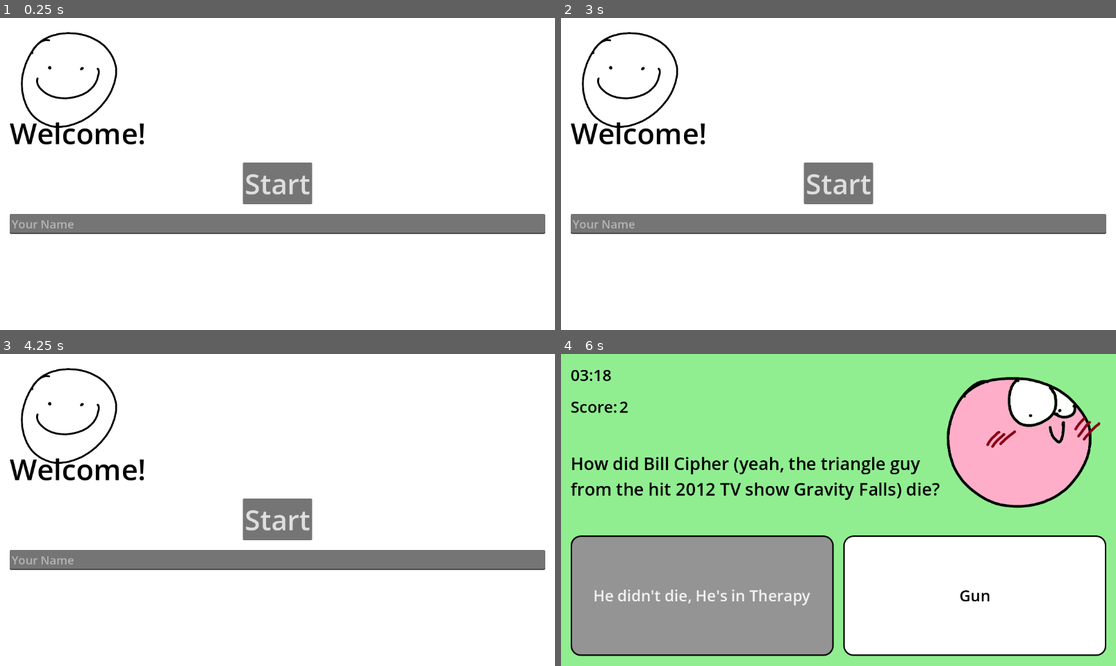
Above: before the commit, frames 1-4 (two rows, left to right).
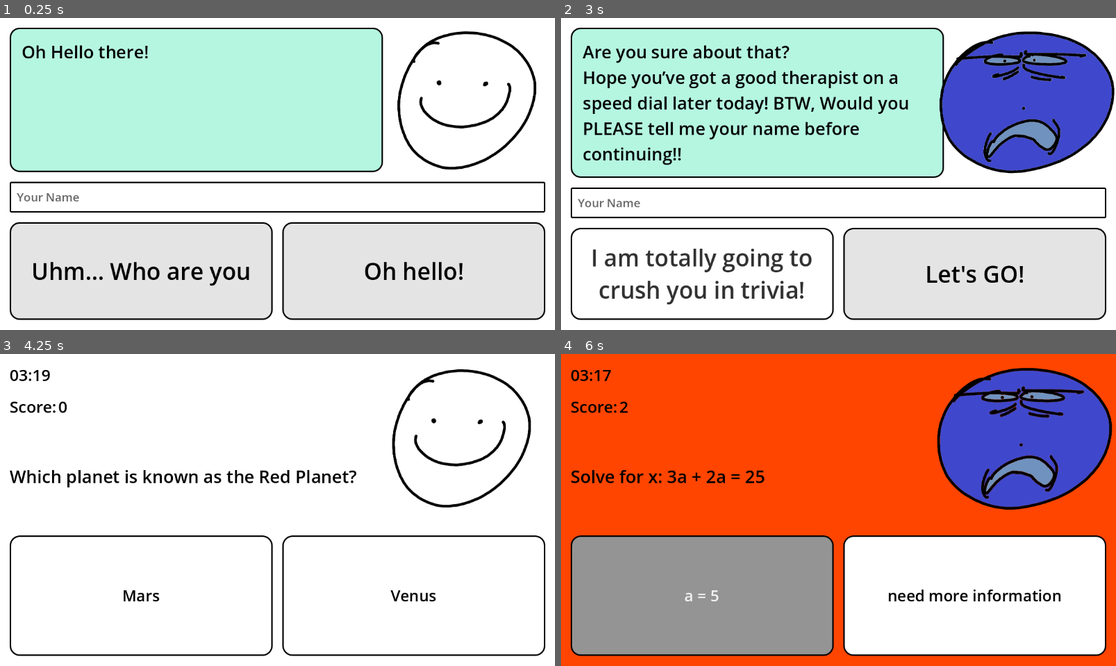
Above: after the commit, the same moments.

Repository: 2DPyramid/2D-Puzzle-Game_REPO
Game: Godot game, scene res://scenes/home.tscn
Two runs of this game, one before a commit and one after it. Both use one fixed random seed, a clock stepped at 60 frames per second and the inputs below.
Inputs (mouse positions are in pixels of both pictures, inside the frame that each line leads up to):
- Up to frame 1 (0.25 s): no input
- Up to frame 2 (3 s): click (699, 270) at 0.5 s, where only the run after the commit has a clickable "Uhm... Who are you"; click (699, 270) at 1.25 s, where only the run after the commit has a clickable "Why am I here."; click (699, 270) at 2 s, where only the run after the commit has a clickable "Oh yes, Trivia is totally my …"; click (699, 270) at 2.75 s, where only the run after the commit has a clickable "No one can beat me in Trivia!"
- Up to frame 3 (4.25 s): click (138, 609) at 3.5 s, where only the run after the commit has a clickable "I am totally going to crush y…"
- Up to frame 4 (6 s): click "Start" (after the commit: "Mars") at 4.25 s; click "Mars" (after the commit: "He didn't die, He's in Therapy") at 5 s; click "He didn't die, He's in Therapy" (after the commit: "a = 5") at 5.75 s

The runs differ from the first frame. In frame 1, 67% of the frame differs, in the area x 1-99%, y 3-97%; in frame 2, 67%; in frame 3, 13%; in frame 4, 65%.

Commit message:
2026 03 20
Added a basic dialogue system at the start

Diff:
--- a/2dTriviaGame/scenes/home.tscn
+++ b/2dTriviaGame/scenes/home.tscn
@@ -3,14 +3,67 @@
 [ext_resource type="Script" uid="uid://dl5jwp0w7a1u6" path="res://script/home.gd" id="1_u4wd2"]
 [ext_resource type="PackedScene" uid="uid://bsr1mt4uaeqev" path="res://scenes/reaction.tscn" id="2_w18ys"]
 
-[sub_resource type="LabelSettings" id="LabelSettings_krot7"]
-font_size = 60
-font_color = Color(0, 0, 0, 1)
+[sub_resource type="StyleBoxFlat" id="StyleBoxFlat_u4wd2"]
+content_margin_left = 25.0
+content_margin_top = 25.0
+content_margin_right = 25.0
+content_margin_bottom = 25.0
+bg_color = Color(0.71101844, 0.9626259, 0.88279045, 1)
+border_width_left = 3
+border_width_top = 3
+border_width_right = 3
+border_width_bottom = 3
+border_color = Color(0, 0, 0, 1)
+corner_radius_top_left = 20
+corner_radius_top_right = 20
+corner_radius_bottom_right = 20
+corner_radius_bottom_left = 20
 
 [sub_resource type="Theme" id="Theme_krot7"]
 default_font_size = 24
 
-[node name="Home" type="Control" unique_id=182376782]
+[sub_resource type="StyleBoxFlat" id="StyleBoxFlat_reixx"]
+content_margin_left = 15.0
+content_margin_top = 15.0
+content_margin_right = 15.0
+content_margin_bottom = 15.0
+bg_color = Color(1, 1, 1, 1)
+border_width_left = 3
+border_width_top = 3
+border_width_right = 3
+border_width_bottom = 3
+border_color = Color(0, 0, 0, 1)
+corner_radius_top_left = 3
+corner_radius_top_right = 3
+corner_radius_bottom_right = 3
+corner_radius_bottom_left = 3
+
+[sub_resource type="StyleBoxFlat" id="StyleBoxFlat_w18ys"]
+bg_color = Color(0.89275575, 0.89275575, 0.8927557, 1)
+border_width_left = 3
+border_width_top = 3
+border_width_right = 3
+border_width_bottom = 3
+border_color = Color(0, 0, 0, 1)
+corner_radius_top_left = 20
+corner_radius_top_right = 20
+corner_radius_bottom_right = 20
+corner_radius_bottom_left = 20
+
+[sub_resource type="StyleBoxFlat" id="StyleBoxFlat_uhids"]
+bg_color = Color(1, 1, 1, 1)
+border_width_left = 3
+border_width_top = 3
+border_width_right = 3
+border_width_bottom = 3
+border_color = Color(0, 0, 0, 1)
+corner_radius_top_left = 20
+corner_radius_top_right = 20
+corner_radius_bottom_right = 20
+corner_radius_bottom_left = 20
+corner_detail = 20
+
+[node name="Home" type="Control" unique_id=182376782 node_paths=PackedStringArray("dialogue_text")]
 layout_mode = 3
 anchors_preset = 15
 anchor_right = 1.0
@@ -18,6 +71,7 @@
 grow_horizontal = 2
 grow_vertical = 2
 script = ExtResource("1_u4wd2")
+dialogue_text = NodePath("MarginContainer/VBoxContainer/HBoxContainer/dialogue_text")
 
 [node name="ColorRect" type="ColorRect" parent="." unique_id=1957704364]
 layout_mode = 0
@@ -43,33 +97,71 @@
 custom_minimum_size = Vector2(1000, 500)
 layout_mode = 2
 theme_override_constants/separation = 20
-alignment = 1
 
 [node name="HBoxContainer" type="HBoxContainer" parent="MarginContainer/VBoxContainer" unique_id=2050760617]
 layout_mode = 2
+size_flags_horizontal = 0
+size_flags_vertical = 4
+
+[node name="dialogue_text" type="Label" parent="MarginContainer/VBoxContainer/HBoxContainer" unique_id=674581068]
+custom_minimum_size = Vector2(775, 300)
+layout_mode = 2
+theme_override_colors/font_color = Color(0, 0, 0, 1)
+theme_override_font_sizes/font_size = 36
+theme_override_styles/normal = SubResource("StyleBoxFlat_u4wd2")
+text = "Text"
+autowrap_mode = 3
 
 [node name="reaction" parent="MarginContainer/VBoxContainer/HBoxContainer" unique_id=1107030189 instance=ExtResource("2_w18ys")]
-position = Vector2(123.80107, -61.5)
-scale = Vector2(0.34603658, 0.34603658)
+position = Vector2(950, 161)
+scale = Vector2(0.5, 0.5)
 animation = &"2"
 autoplay = "2"
 
-[node name="Label" type="Label" parent="MarginContainer/VBoxContainer/HBoxContainer" unique_id=472757526]
-layout_mode = 2
-size_flags_vertical = 0
-text = "Welcome!"
-label_settings = SubResource("LabelSettings_krot7")
-horizontal_alignment = 1
-
-[node name="Button" type="Button" parent="MarginContainer/VBoxContainer" unique_id=415692970]
-layout_mode = 2
-size_flags_horizontal = 4
-theme_override_font_sizes/font_size = 58
-text = "Start"
+[node name="critter" parent="MarginContainer/VBoxContainer/HBoxContainer" unique_id=26719784 instance=ExtResource("2_w18ys")]
+visible = false
+position = Vector2(855, 54)
+scale = Vector2(0.18140243, 0.18140244)
+autoplay = "4"
 
 [node name="LineEdit" type="LineEdit" parent="MarginContainer/VBoxContainer" unique_id=362307844]
 layout_mode = 2
 theme = SubResource("Theme_krot7")
+theme_override_colors/font_color = Color(0.8556813, 0.24950486, 0, 1)
+theme_override_colors/font_placeholder_color = Color(0, 0, 0, 0.6)
+theme_override_styles/normal = SubResource("StyleBoxFlat_reixx")
 placeholder_text = "Your Name"
 
-[connection signal="pressed" from="MarginContainer/VBoxContainer/Button" to="." method="_on_button_pressed"]
+[node name="HBoxContainer2" type="HBoxContainer" parent="MarginContainer/VBoxContainer" unique_id=1700965008]
+layout_mode = 2
+size_flags_vertical = 3
+theme_override_constants/separation = 20
+
+[node name="dialogue_opt2" type="Button" parent="MarginContainer/VBoxContainer/HBoxContainer2" unique_id=1795158761]
+layout_mode = 2
+size_flags_horizontal = 3
+size_flags_vertical = 3
+theme_override_colors/font_color = Color(0, 0, 0, 1)
+theme_override_colors/font_pressed_color = Color(0.19215687, 0.19215687, 0.19215687, 1)
+theme_override_colors/font_hover_color = Color(0.19076204, 0.19076237, 0.19076279, 1)
+theme_override_font_sizes/font_size = 48
+theme_override_styles/normal = SubResource("StyleBoxFlat_w18ys")
+theme_override_styles/pressed = SubResource("StyleBoxFlat_w18ys")
+theme_override_styles/hover = SubResource("StyleBoxFlat_uhids")
+text = "opt1"
+
+[node name="dialogue_opt1" type="Button" parent="MarginContainer/VBoxContainer/HBoxContainer2" unique_id=415692970]
+layout_mode = 2
+size_flags_horizontal = 3
+size_flags_vertical = 3
+theme_override_colors/font_color = Color(0, 0, 0, 1)
+theme_override_colors/font_pressed_color = Color(0.19215687, 0.19215687, 0.19215687, 1)
+theme_override_colors/font_hover_color = Color(0.19215687, 0.19215687, 0.19215687, 1)
+theme_override_font_sizes/font_size = 48
+theme_override_styles/normal = SubResource("StyleBoxFlat_w18ys")
+theme_override_styles/pressed = SubResource("StyleBoxFlat_w18ys")
+theme_override_styles/hover = SubResource("StyleBoxFlat_uhids")
+text = "opt2"
+
+[connection signal="pressed" from="MarginContainer/VBoxContainer/HBoxContainer2/dialogue_opt2" to="." method="_on_dialogue_pressed"]
+[connection signal="pressed" from="MarginContainer/VBoxContainer/HBoxContainer2/dialogue_opt1" to="." method="_on_dialogue_pressed"]
--- a/2dTriviaGame/script/global.gd
+++ b/2dTriviaGame/script/global.gd
@@ -228,8 +228,10 @@
 	{
 		"question": "Lungfish",
 		"options": [ "Have lungs", "Do not actually have lungs,
-		and are called that because they can survive
-		out of water longer than other fish" ],
+		and are called that
+		because they can survive
+		out of water longer
+		than other fish" ],
 		"correct": 0
 	},
 	{
--- a/2dTriviaGame/script/home.gd
+++ b/2dTriviaGame/script/home.gd
@@ -1,5 +1,74 @@
 extends Control
 @onready var button: Button = $MarginContainer/VBoxContainer/Button
+@onready var dialogue_opt_1: Button = $MarginContainer/VBoxContainer/HBoxContainer2/dialogue_opt1
+@onready var dialogue_opt_2: Button = $MarginContainer/VBoxContainer/HBoxContainer2/dialogue_opt2
+@export var dialogue_text: Label
+@onready var input: LineEdit = $MarginContainer/VBoxContainer/LineEdit
+@onready var reaction: AnimatedSprite2D = $MarginContainer/VBoxContainer/HBoxContainer/reaction
 
-func _on_button_pressed() -> void:
+var current_step: int = 0
+var dialogue_data = [
+	{
+		"character": "Oh Hello there!",
+		"opt_1": "Oh hello!",
+		"opt_2": "Uhm... Who are you"
+	},
+	{
+		"character": "Oh, My name is <undecided>! What is your name?",
+		"opt_1": "This is my name!",
+		"opt_2": "Why am I here."
+	},
+	{
+		"character": "! So anyways, I heard you were the king of trivia!",
+		"opt_1": "I am?",
+		"opt_2": "Oh yes, Trivia is
+		totally my game!"
+	},
+	{
+		"character": "So am I! Want to battle with me?",
+		"opt_1": "Sure, That sounds
+		fun!",
+		"opt_2": "No one can beat
+		me in Trivia!"
+	},
+	{
+		"character": "Are you sure about that?
+		Hope you’ve got a good therapist on a
+		speed dial later today!",
+		"opt_1": "Let's GO!",
+		"opt_2": "I am totally going to
+		crush you in trivia!"
+	}
+]
+
+func _ready():
+	update_ui()
+
+func update_ui():
+	var current_data = dialogue_data[current_step]
+	dialogue_opt_1.text = current_data["opt_1"]
+	dialogue_opt_2.text = current_data["opt_2"]
+	dialogue_text.text = current_data["character"]
+
+	print(current_step)
+	if current_step > 1:
+		if input.text == "":
+			dialogue_text.text = dialogue_text.text + " BTW, Would you PLEASE tell me your name before continuing!!"
+
+	if current_step == 2:
+		if input.text == "":
+			dialogue_text.text = "Oh! Nice to meet you... " + current_data["character"] + " BTW, Would you PLEASE tell me your name before continuing!!"
+		else:
+			dialogue_text.text = "Oh, Hello, " + input.text + ". That is a pretty cool name. " + current_data["character"]
+	if current_step == 4:
+		reaction.play("0")
+
+func change_scene():
 	get_tree().change_scene_to_file("res://scenes/main.tscn")
+
+func _on_dialogue_pressed() -> void:
+	current_step += 1
+	if current_step < dialogue_data.size():
+		update_ui()
+	else:
+		change_scene()
